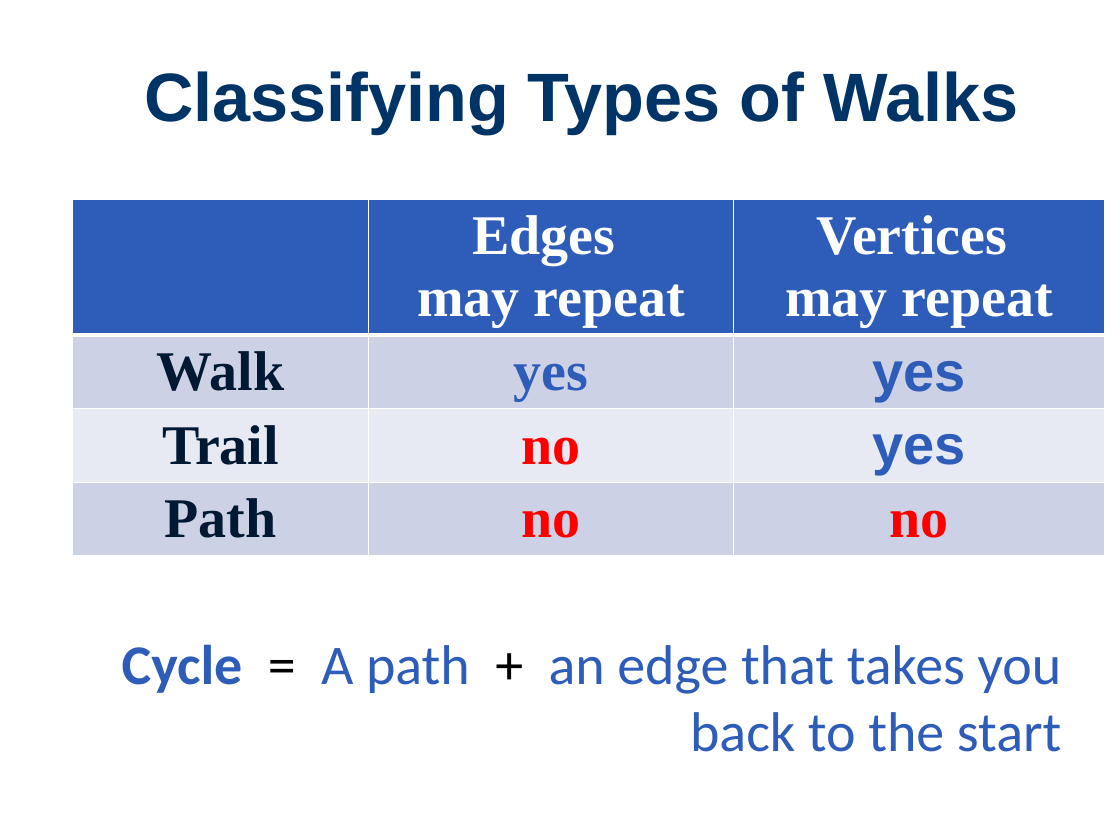
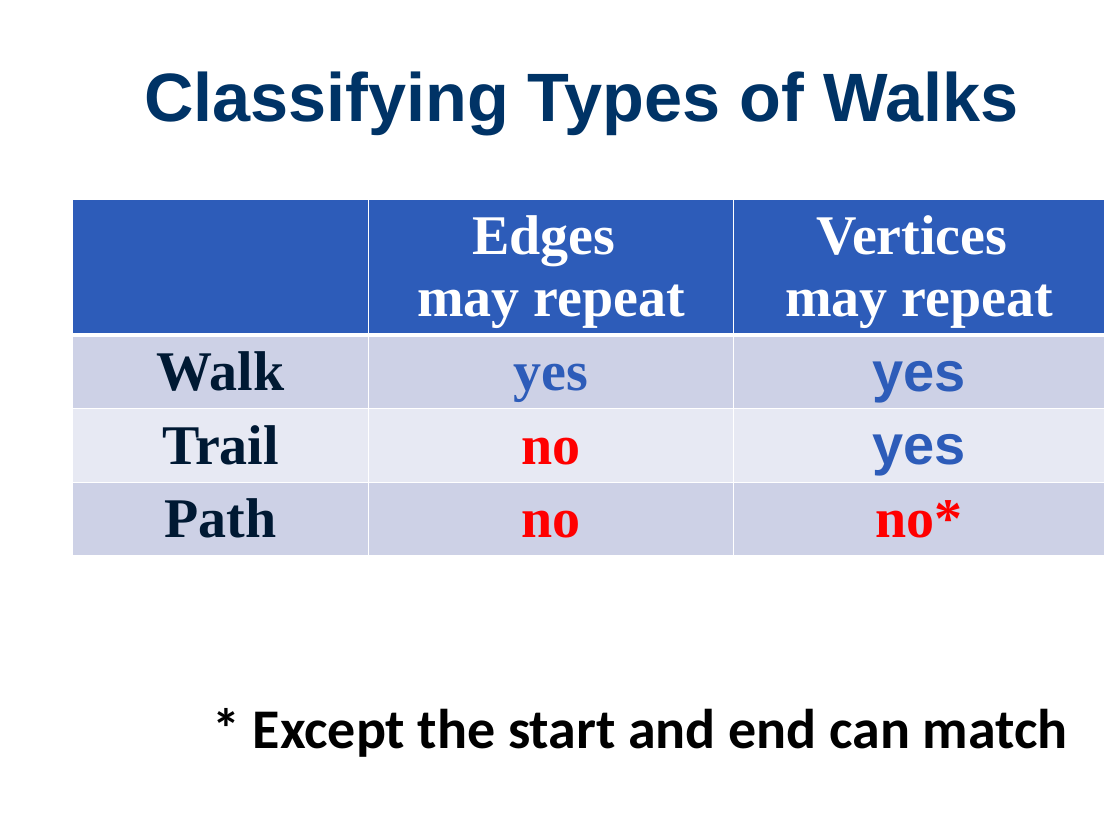
Before and after one commit to Cy-FairCS/cs3, a slide deck: slide 30 of u09a_graphTheory/notes/0 Graph Theory Terminology/Graph Theory Terms.pptx (slide 21 before the commit). Drawn at 1120x840 pixels with LibreOffice and Linux fonts; fonts in the diff are those of the drawing; background and template pictures are left out. Boxes give left, top, right and bottom in pixels: in the first picture for what was removed or moved away, otherwise in the second. Text is boxed around its words. In the diff, an @@ line names an element or a change of style, - is before the commit and + after.

```diff
--- a/u09a_graphTheory/notes/0 Graph Theory Terminology/Graph Theory Terms.pptx
+++ b/u09a_graphTheory/notes/0 Graph Theory Terminology/Graph Theory Terms.pptx
@@ table at [73, 199, 1107, 580] @@
-row 4, column 3: no
+row 4, column 3: no*
@@ text at [253, 708, 1068, 757]: text changed; text colour #2D5CB9 to #000000; bold on @@
-Cycle = A path + an edge that takes you
-back to the start
+* Except the start and end can match
```
Also in this commit, not shown: 12 other slides changed, 6 slides added.
